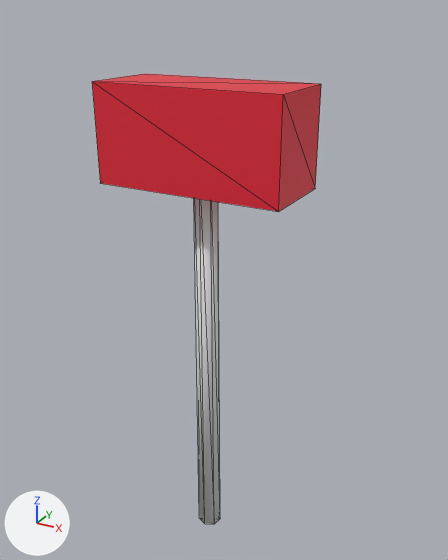
An edit to the glTF model assets/models/items/adamantite_hammer.glb, drawn before and after from the same camera.
One viewpoint serves both versions: a camera (50 mm lens) standing at (0.498, -0.846, 0.864) and looking at (0.012, 0.039, 0.422). Every picture has the same lights, and +X, +Y and +Z are marked at lower left. The first picture is the older version. Mesh edges are drawn as thin lines. Vertices at exactly the same position are counted once.

Objects in the first picture: 'adamantite_hammer_v0'.
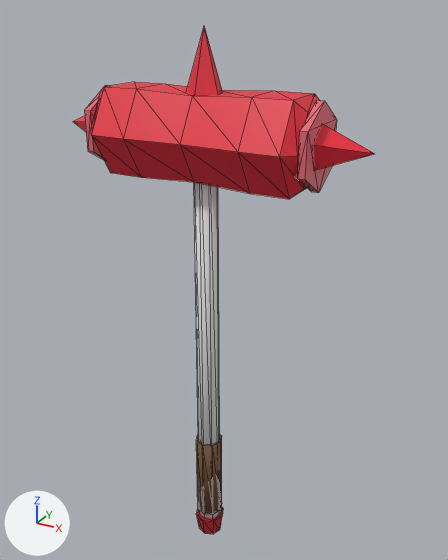
Where the change shows, as pixel boxes (x1, y1, x2, y2) in the pictures (448 x 560 px; the box of a moved part takes in the faces that stretch with it):
'adamantite_hammer_v0', reshaped (31% wider, 13% taller)
    before: (92, 74, 321, 524)
    after: (74, 26, 375, 534)
part 1 of me_adamantite_hammer_v0, added
    after: (196, 435, 222, 514)
part 2 of me_adamantite_hammer_v0, added
    after: (197, 507, 223, 534)
part 3 of me_adamantite_hammer_v0, added
    after: (84, 86, 105, 160)
part 4 of me_adamantite_hammer_v0, added
    after: (297, 100, 337, 193)
part 5 of me_adamantite_hammer_v0, added (mostly hidden)
    after: (74, 116, 86, 132)
part 6 of me_adamantite_hammer_v0, added
    after: (314, 124, 375, 170)
part 7 of me_adamantite_hammer_v0, added
    after: (186, 26, 222, 95)
part 8 of me_adamantite_hammer_v0, rebuilt (15% shorter)
    before: (92, 74, 321, 212)
    after: (90, 82, 319, 199)
part 9 of me_adamantite_hammer_v0, moved or reshaped
    before: (194, 198, 220, 524)
    after: (194, 182, 220, 519)

What changed in the scene script:
```text
Add mat_prop_leather:
    mat_prop_leather = bpy.data.materials.new('prop:leather')
    # nodes: BsdfPrincipled, Mix, OutputMaterial, VertexColor
    # colours: white #e7e7e7, mixed with the vertex colours
Change me_adamantite_hammer_v0:
    used by ob_adamantite_hammer_v0; location = (0.0, 0.0, 0.0)
    remove me_adamantite_hammer_v0.from_pydata(...)  # 22 vertices, 36 faces; spans x -0.16..0.16, y -0.07..0.07, z -0.1..0.76
    add me_adamantite_hammer_v0.from_pydata(...)  # 134 vertices, 232 faces; spans x -0.27..0.27, y -0.08..0.08, z -0.125..0.84
    me_adamantite_hammer_v0 part 1: a new loose piece, an 8-sided cylinder along z spanning x -0.025..0.025, y -0.025..0.025, z -0.07..0.1, in mat_prop_leather
    me_adamantite_hammer_v0 part 2: a new loose piece, an 8-sided cut cone along z (radius 0.023 at the low end, 0.029 at the high end) spanning x -0.029..0.029, y -0.029..0.029, z -0.125..-0.085, in mat_prop_iron_metal
    me_adamantite_hammer_v0 part 3: a new loose piece, a 6-sided cylinder along x spanning x -0.192..-0.18, y -0.057..0.057, z 0.614..0.746, in mat_prop_iron_metal
    me_adamantite_hammer_v0 part 4: a new loose piece, a 6-sided cylinder along x spanning x 0.18..0.192, y -0.057..0.057, z 0.614..0.746, in mat_prop_iron_metal
    me_adamantite_hammer_v0 part 5: a new loose piece, a 5-sided cone pointing to -x spanning x -0.27..-0.19, y -0.033..0.033, z 0.652..0.715, in mat_prop_iron_metal
    me_adamantite_hammer_v0 part 6: a new loose piece, a 5-sided cone pointing to +x spanning x 0.19..0.27, y -0.033..0.033, z 0.652..0.715, in mat_prop_iron_metal
    me_adamantite_hammer_v0 part 7: a new loose piece, a 5-sided cone pointing to +z spanning x -0.029..0.029, y -0.03..0.024, z 0.744..0.84, in mat_prop_iron_metal
    me_adamantite_hammer_v0 part 8: the loose piece of 8 vertices spanning x -0.16..0.16, y -0.07..0.07, z 0.6..0.76 is rebuilt with 44 vertices and now spans x -0.18..0.18, y -0.08..0.08, z 0.611..0.749
    me_adamantite_hammer_v0 part 9
    13 vertices are removed from x -0.021..0.021, y -0.02..0.02, z -0.1..0.65
    24 faces are deleted
    15 vertices are added at x -0.022..0.022, y -0.02..0.022, z -0.1..0.728
    28 new faces join them, mat_prop_planks
    add me_adamantite_hammer_v0.materials.append(mat_prop_leather)
```
